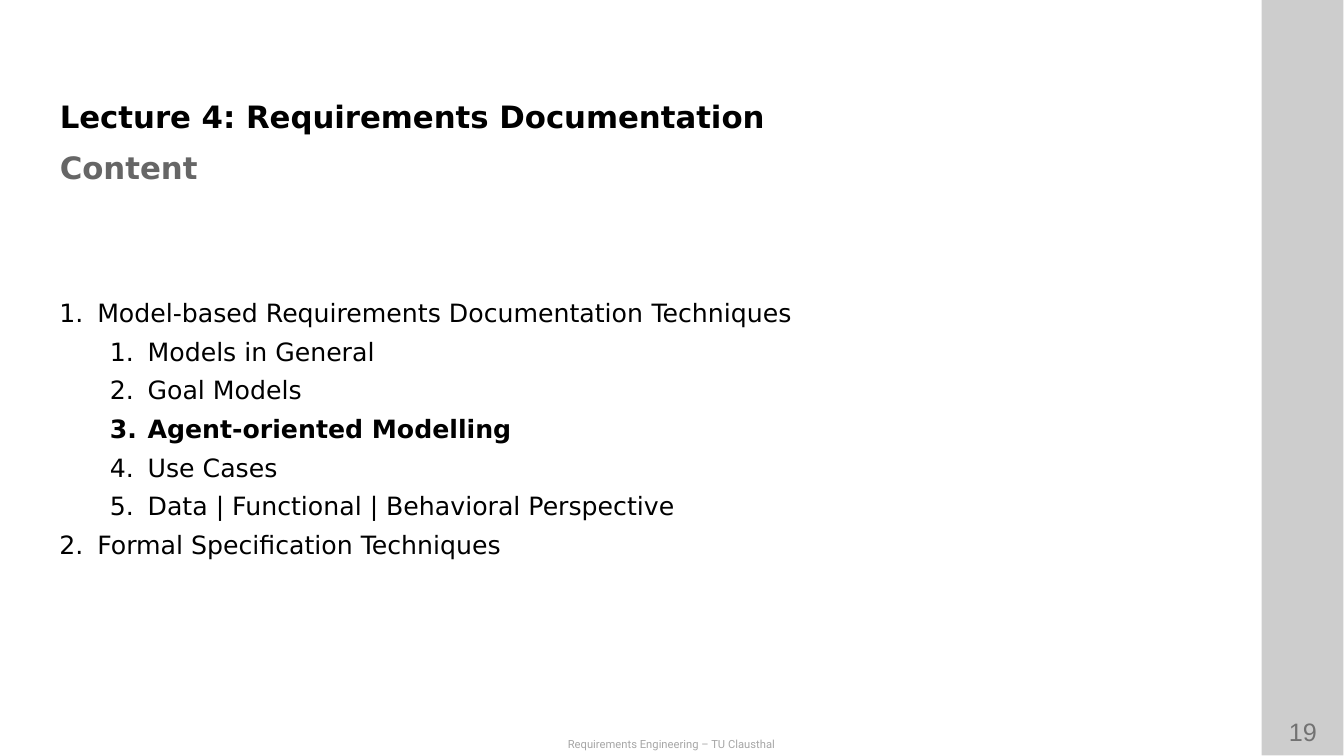
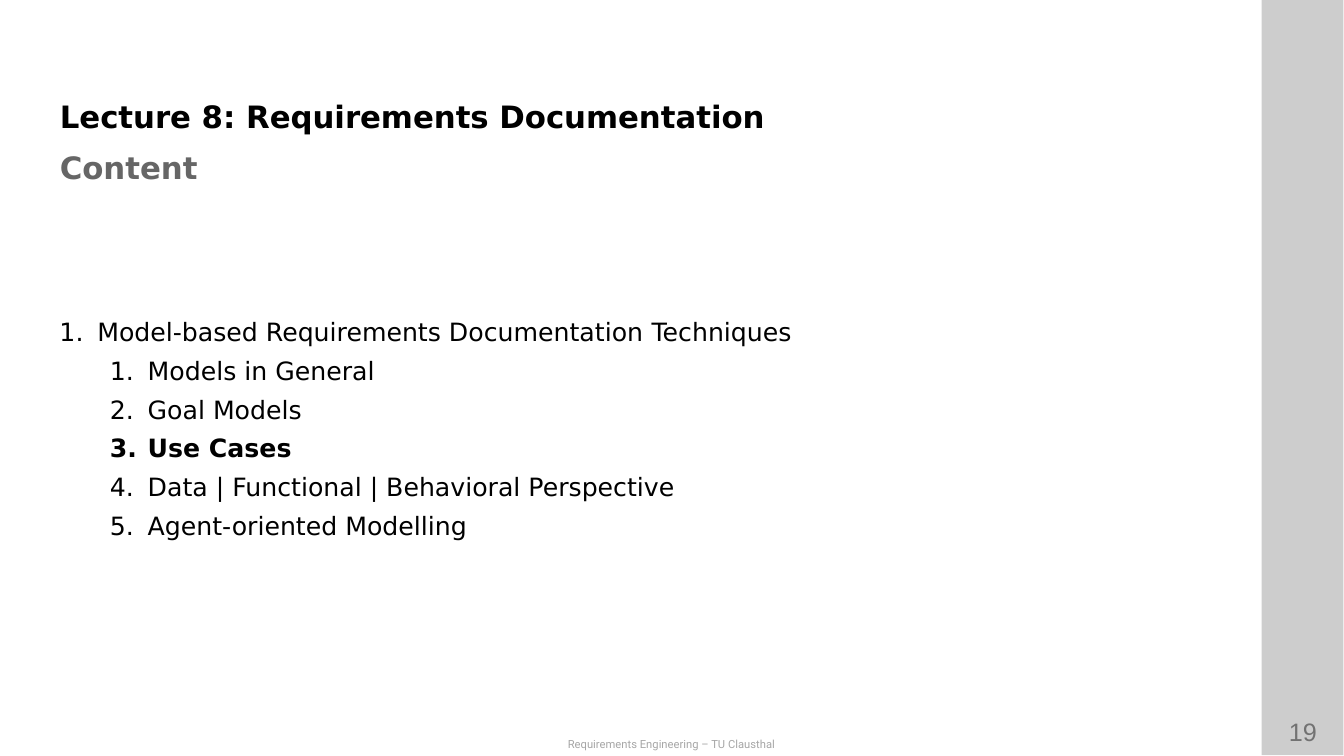
Before and after one commit to ETCE-LAB/teaching-material, a slide deck: slide 19 of Requirements-Engineering/RE-L08-Documentation--Model-based.pptx. Drawn at 1344x756 pixels with LibreOffice and Linux fonts; fonts in the diff are those of the drawing; background and template pictures are left out. Boxes give left, top, right and bottom in pixels: in the first picture for what was removed or moved away, otherwise in the second. Text is boxed around its words. In the diff, an @@ line names an element or a change of style, - is before the commit and + after.

```diff
--- a/Requirements-Engineering/RE-L08-Documentation--Model-based.pptx
+++ b/Requirements-Engineering/RE-L08-Documentation--Model-based.pptx
@@ text at <box>60,104,764,135</box>: text changed @@
-Lecture 4: Requirements Documentation
+Lecture 8: Requirements Documentation
@@ text at <box>148,419,511,444</box>: paragraph removed @@
-  3. Agent-oriented Modelling
@@ text at <box>148,438,292,458</box>: bold on in "Use Cases" @@
@@ text at <box>148,516,467,541</box>: text changed @@
-2. Formal Specification Techniques
+  5. Agent-oriented Modelling
```
Also in this commit, not shown: 4 other slides changed, 2 slides added, 1 other file.
